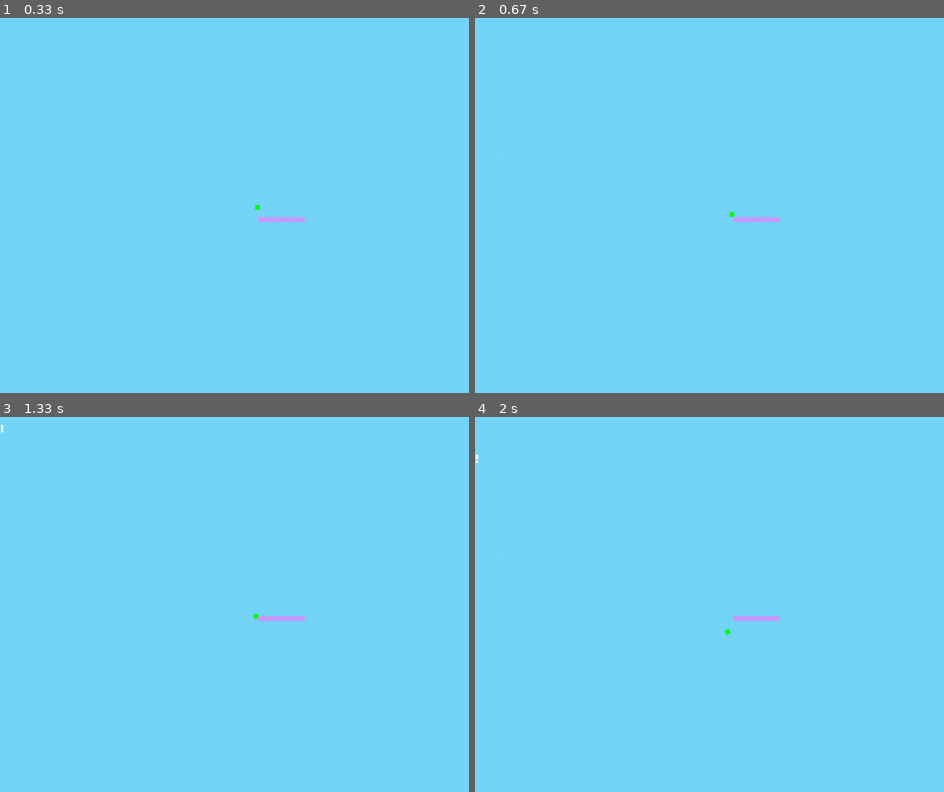
Above: before the commit, frames 1-4 (two rows, left to right).
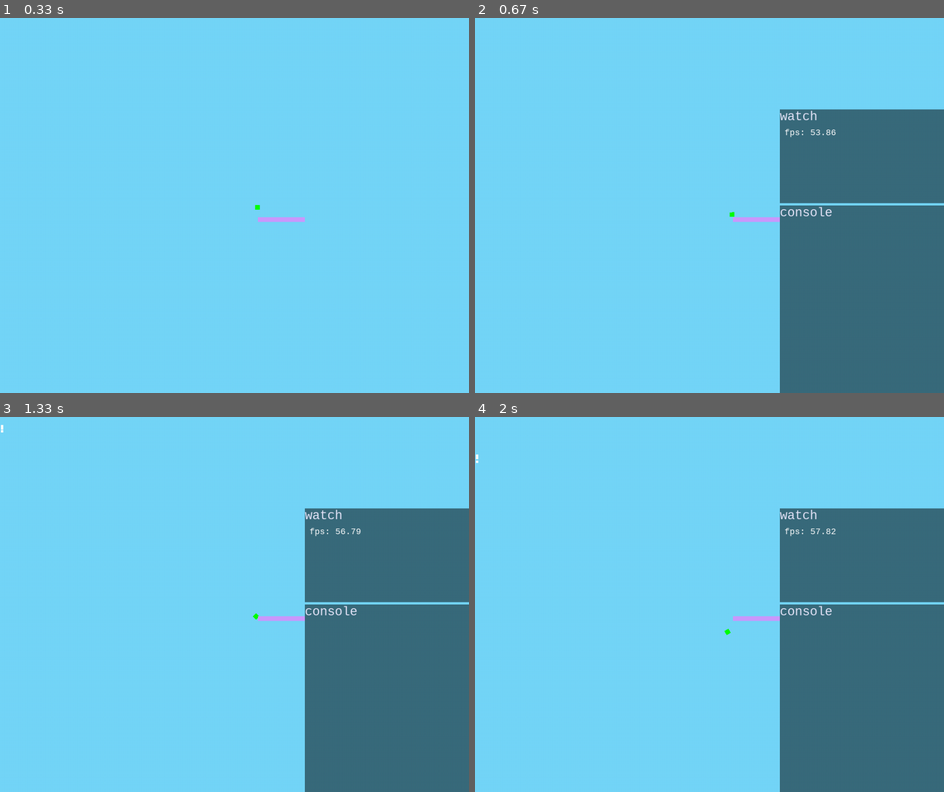
Above: after the commit, the same moments.

Repository: AchoDev/Lumina-Engine
Game: pygame game, started from test2.py
Same seed, same stepped clock (60 frames per second), same inputs: the game is played once before the commit and once after it.
Inputs:
- Up to frame 1 (0.33 s): no input
- Up to frame 2 (0.67 s): tap 0 at 0.33 s
- Up to frame 3 (1.33 s): tap A at 0.67 s
- Up to frame 4 (2 s): no input

Frame 1 is identical in both runs. In frame 2, 26% of the frame differs, in the area x 65-100%, y 24-100%; in frame 3, 26%; in frame 4, 26%.

Commit message:
console && watch wc

Diff:
--- a/Scene.py
+++ b/Scene.py
@@ -93,7 +93,7 @@
             current_mouse = Input.get_mouse_pos()
             self.camera.transform.position += (current_mouse - self.__previous_mouse_pos) * (self.camera.orthographic_size / self.camera.transform.width)
 
-        if(Input.get_mouse()[1]):
+        if(Input.get_mouse()[2]):
             self.__previous_mouse_pos = Input.get_mouse_pos()
         else:
             self.__previous_mouse_pos = None
--- a/cls/Colors.py
+++ b/cls/Colors.py
@@ -9,4 +9,25 @@
 orange = (255, 165, 0)
 
 yellow = (255, 255, 0)
+
+# PURPLE
+
+lavender = (230, 230, 250)
+thistle = (216, 191, 216)
+plum = (221, 160, 221)
+
 violet = (204, 153, 255)
+orchid = (218, 112, 214)
+fuchsia = (255, 0, 255)
+magenta = (255, 0, 255)
+
+medium_orchid = (186, 85, 211)
+medium_purple = (147, 112, 219)
+blue_violet = (138, 43, 226)
+
+dark_violet = (148, 0, 211)
+dark_orchid = (153, 50, 204)
+dark_magenta = (139, 0, 139)
+
+purple = (128, 0, 128)
+indigo = (75, 0, 130)
--- a/cls/Window.py
+++ b/cls/Window.py
@@ -39,7 +39,6 @@
 
         self.current_camera = camera
         window_ratio.change(self.width / self.current_camera.orthographic_size)
-
 
 
         ratio = window_ratio.value # l + ratio
@@ -104,10 +103,14 @@
             self.win.blit(s, (t.x, t.y))
 
     def draw_transparent_square(self, obj, color, alpha):
-        s = pygame.Surface((obj.x * window_ratio.value, obj.y * window_ratio.value))
+        s = pygame.Surface((obj.width, obj.height), pygame.SRCALPHA)
         s.set_alpha(alpha)
         s.fill(color)
-        self.win.blit(s, (obj.x * window_ratio.value, obj.y * window_ratio.value))
+        self.win.blit(s, (obj.x, obj.y))
+
+    def draw_text(self, text, color, pos, font_size, font, bold=False):
+        font = pygame.font.SysFont(font, font_size, bold)
+        self.win.blit(font.render(text, 1, color), pos)
 
     def draw_line(self, obj, color):
         pygame.draw.line(self.win, color, (obj.x1, obj.y1), (obj.x2, obj.y2), 1)
--- a/components/Transform.py
+++ b/components/Transform.py
@@ -117,6 +117,14 @@
     def reset_size(self):
         self.width, self.height = 0
 
+    def copy_with(self, x=None, y=None, width=None, height=None):
+        return Transform(
+            self.x if x == None else x,
+            self.y if y == None else y,
+            self.width if width == None else width,
+            self.height if height == None else height
+        )
+
     @classmethod
     def from_transform(cls, transform):
         return cls(
--- a/components/Vector2.py
+++ b/components/Vector2.py
@@ -11,6 +11,12 @@
 
     def reset(self):
         self.x, self.y = 0
+
+    def copy_with(self, x=None, y=None):
+        return Vector2(
+            self.x if x == None else x,
+            self.y if y == None else y
+        )
 
     def __repr__(self) -> str:
         return f'Vector2({self.x}, {self.y})'
--- a/console.py
+++ b/console.py
@@ -2,6 +2,7 @@
 from cls import *
 from main import WIN
 from components.Transform import Transform
+import asyncio, delta_time
 
 __print_list = []
 __watch_list_c = [] # c -> container
@@ -12,47 +13,57 @@
 
     __print_list.insert(0, string)
 
-    def remove_entry():
-        __print_list.remove(string)
+    # def remove_entry():
+    #     __print_list.remove(string)
 
-    if len(__print_list) < max_log_count:
-        wait_and_call(3, remove_entry)
-    else:
-        __print_list.pop(0)
+    # if len(__print_list) < max_log_count:
+    #     asyncio.create_task(__remove_log(remove_entry))
+    # else:
+    #     __print_list.pop(0)
 
+async def __remove_log(function):
+    await asyncio.sleep(3)
+    function()
 
-console_size = (400, 500)
+console_size = (350, 400)
 console_pos = (1920 - console_size[0], 1080 - console_size[1])
 
 __ct = Transform(*console_pos, *console_size)
-font_size = 50
-text_height = 35
+font_size = 18
+text_height = 20
+font = 'lucidaconsole'
 
 is_visible = False
 
-def watch(variable, name, is_obj=False):
-    if is_obj:
-        __watch_list_c.insert(0, (variable, name))
-    else:
-        __watch_list.insert(0, (variable, name))
+def watch(variable, name):
+    __watch_list.insert(0, (variable, name))
 
+watch(lambda: round(delta_time.get_average_fps(), 2), 'fps')
 
 def draw_console():
 
     if is_visible:
+        __ct.x = WIN.width - console_size[0]
+        __ct.y = WIN.height - console_size[1]
+
+        __ct2 = __ct.copy_with(
+            y= __ct.y - 205,
+            height=200,
+        )
+
         WIN.draw_transparent_square(__ct, Colors.black, 128)
+        WIN.draw_transparent_square(__ct2, Colors.black, 128)
+
+        WIN.draw_text('watch', Colors.lavender, __ct2.position.to_tuple(), 27, font, )
+        WIN.draw_text('console', Colors.lavender, __ct.position.to_tuple(), 27, font, )
 
         i = text_height
-        for variable in __watch_list:
-            WIN.draw_one(Text(__ct.x, (1080 - __ct.height) + i , font_size, Colors.white, variable[1] + ": " + str(variable[0])), 1920)
-            i += text_height
-
-        for variable in __watch_list_c:
-            WIN.draw_one(Text(__ct.x, (1080 - __ct.height) + i , font_size, Colors.white, variable[1] + ": " + str(variable.repr())), 1920)
+        for variable in __watch_list[::-1]:
+            WIN.draw_text(variable[1] + ': ' + str(variable[0]()), Colors.white, (__ct.x + 10, __ct2.y + i + 20), font_size, font)
             i += text_height
 
         i = text_height
         for log in __print_list:
             if i < __ct.height:
-                WIN.draw_one(Text(__ct.x, 1080 - i, font_size, Colors.white, log), 1920)
+                WIN.draw_text(log, Colors.white, (__ct.x + 10, __ct.y + i + 20), font_size, font)
             i += text_height
--- a/test2.py
+++ b/test2.py
@@ -21,6 +21,8 @@
 scene.camera.transform.x = 10
 
 
+# console.watch(lambda: get_mouse_pos(), 'mouse pos')
+
 while True:
     mouse_pos = scene.camera.window_to_world_position(get_mouse_pos())
 
